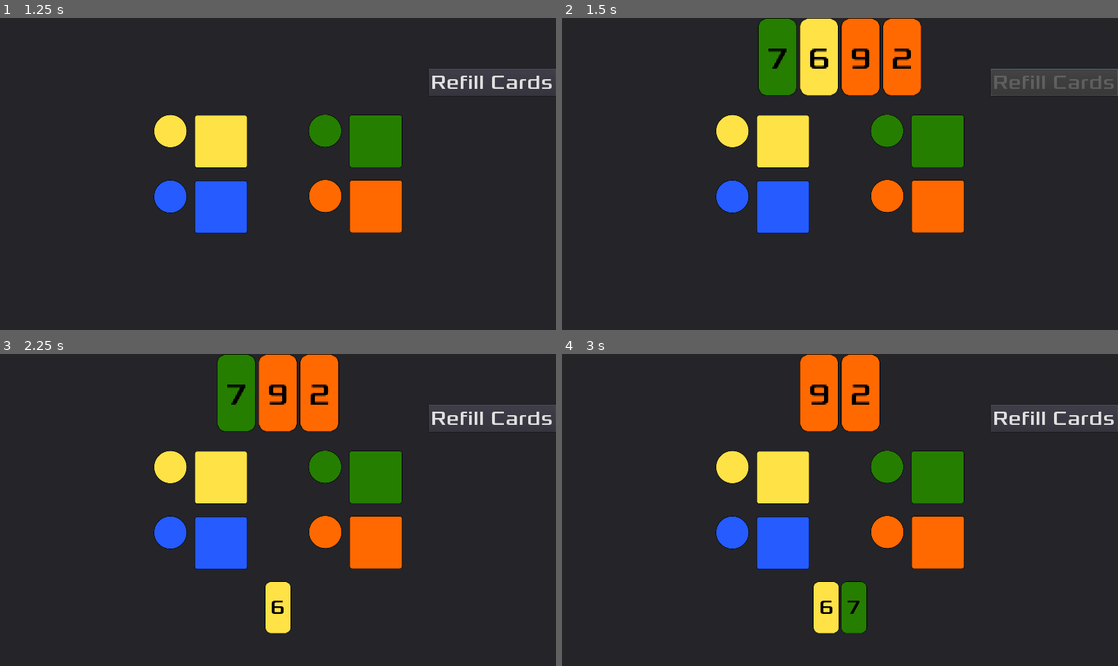
Above: before the commit, frames 1-4 (two rows, left to right).
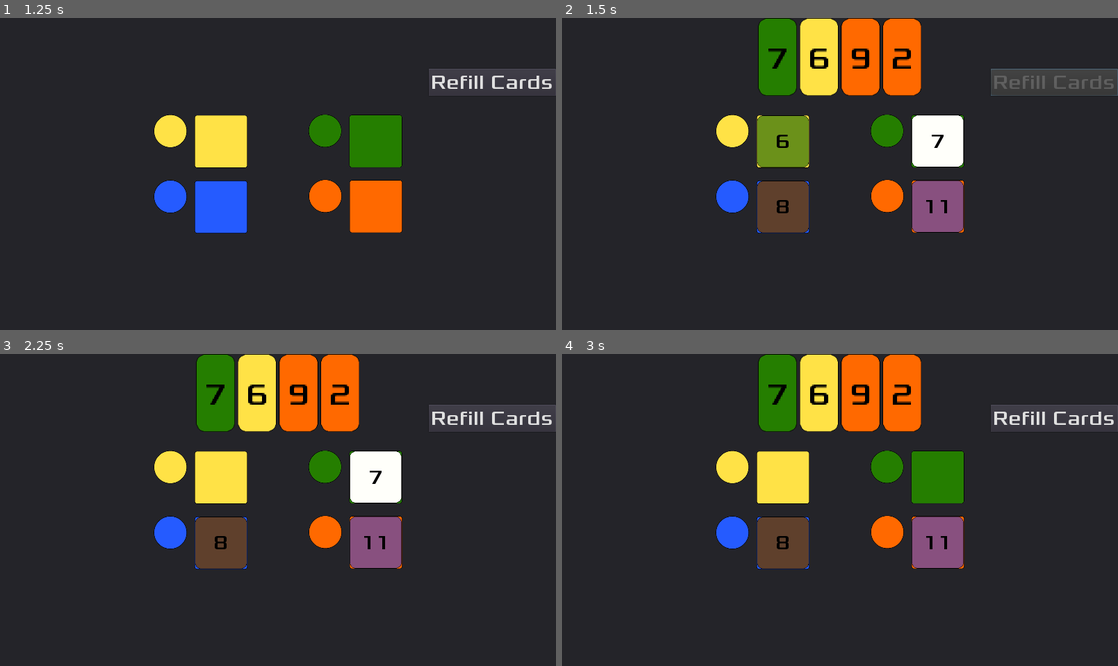
Above: after the commit, the same moments.

Repository: Structed/alcaramba
Game: Godot game, scene res://Drawable/MainMenu/MainMenu.tscn
Two runs of this game, one before a commit and one after it. Both use one fixed random seed, a clock stepped at 60 frames per second and the inputs below.
Inputs:
- Up to frame 1 (1.25 s): click "New Game" at 0.5 s
- Up to frame 2 (1.5 s): click "Refill Cards" at 1.25 s
- Up to frame 3 (2.25 s): click "6" at 2 s
- Up to frame 4 (3 s): click "7" at 2.75 s

Frame 1 is identical in both runs. In frame 2, 6.2% of the frame differs, in the area x 35-73%, y 31-69%; in frame 3, 10%, in the area x 35-73%, y 0-90%; in frame 4, 9.7%.

Commit message:
Implemented Picking and re-filling of TileCards

Diff:
--- /dev/null
+++ b/src/alcaramba/Drawable/Card/TileCardDrawable.gd
@@ -0,0 +1,23 @@
+extends TextureButton
+class_name TileCardDrawable
+
+var _card_info: TileCard
+
+
+# Called when the node enters the scene tree for the first time.
+func _ready():
+	update_control()
+
+func update_control() -> void:
+	if _card_info:
+		$Value.text = str(_card_info._value)
+		$Value.self_modulate = Color(0,0,0)
+		self_modulate = _card_info.get_color()
+
+func set_card_info(card_info: TileCard):
+	_card_info = card_info
+	update_control()
+
+# Called every frame. 'delta' is the elapsed time since the previous frame.
+#func _process(delta):
+#	pass
--- a/src/alcaramba/Drawable/Card/TileCardDrawable.tscn
+++ b/src/alcaramba/Drawable/Card/TileCardDrawable.tscn
@@ -1,15 +1,25 @@
-[gd_scene load_steps=2 format=2]
+[gd_scene load_steps=4 format=2]
 
 [ext_resource path="res://assets/art/TileTemplate.png" type="Texture" id=1]
+[ext_resource path="res://Drawable/Card/TileCardDrawable.gd" type="Script" id=2]
+[ext_resource path="res://assets/fonts/XoloniumFont.tres" type="DynamicFont" id=3]
 
-[node name="Control" type="Control"]
-anchor_right = 1.0
-anchor_bottom = 1.0
+[node name="TileCardDrawable" type="TextureButton"]
+self_modulate = Color( 1, 1, 1, 0 )
+margin_right = 128.0
+margin_bottom = 128.0
+texture_normal = ExtResource( 1 )
+script = ExtResource( 2 )
 __meta__ = {
 "_edit_use_anchors_": false
 }
 
-[node name="TextureButton" type="TextureButton" parent="."]
-margin_right = 40.0
-margin_bottom = 40.0
-texture_normal = ExtResource( 1 )
+[node name="Value" type="Label" parent="."]
+anchor_right = 1.0
+anchor_bottom = 1.0
+custom_fonts/font = ExtResource( 3 )
+align = 1
+valign = 1
+__meta__ = {
+"_edit_use_anchors_": false
+}
--- a/src/alcaramba/Drawable/Game/Game.gd
+++ b/src/alcaramba/Drawable/Game/Game.gd
@@ -10,6 +10,7 @@
 	print_debug("Crated a stack of %d money cards" % money.get_card_count())
 
 	tiles = TileCardCollection.new()
+	$Market.stack_tiles = tiles
 	print_debug("Crated a stack of %d tile cards" % tiles.get_card_count())
 #	var cards = tiles.get_cards()
 #	for card in cards:
--- a/src/alcaramba/Drawable/Market/Market.gd
+++ b/src/alcaramba/Drawable/Market/Market.gd
@@ -3,12 +3,17 @@
 const MAX_MONEY_MARKET_CARDS = 4
 
 var stack_money: MoneyCardCollection
+var stack_tiles: TileCardCollection
 var card_scene = preload("res://Drawable/Card/MoneyCardDrawable.tscn")
+var tile_card_scene = preload("res://Drawable/Card/TileCardDrawable.tscn")
 
 
 # Called when the node enters the scene tree for the first time.
 func _ready():
-	pass # Replace with function body.
+	$Panel/TileMarket/Card1.connect("pressed", self, "_on_TileCard_pressed", [$Panel/TileMarket/Card1])
+	$Panel/TileMarket/Card2.connect("pressed", self, "_on_TileCard_pressed", [$Panel/TileMarket/Card2])
+	$Panel/TileMarket/Card3.connect("pressed", self, "_on_TileCard_pressed", [$Panel/TileMarket/Card3])
+	$Panel/TileMarket/Card4.connect("pressed", self, "_on_TileCard_pressed", [$Panel/TileMarket/Card4])
 
 
 # Called every frame. 'delta' is the elapsed time since the previous frame.
@@ -19,18 +24,46 @@
 	else:
 		$Panel/MoneyMarket/RefillCards.disabled = true
 
-func _get_active_card_count() -> int:
+func _get_active_money_card_count() -> int:
 	return $Panel/MoneyMarket/MoneyCards.get_child_count()
 
+func _get_active_tile_card_count() -> int:
+	var elegible = 0
+	elegible = elegible + 1 if $Panel/TileMarket/Card1._card_info == null else elegible
+	elegible = elegible + 1 if $Panel/TileMarket/Card2._card_info == null else elegible
+	elegible = elegible + 1 if $Panel/TileMarket/Card3._card_info == null else elegible
+	elegible = elegible + 1 if $Panel/TileMarket/Card4._card_info == null else elegible
+
+	return elegible
+
 func _check_can_refill_cards() -> bool:
-	if _get_active_card_count() < MAX_MONEY_MARKET_CARDS:
+	var active_tile_cards = _get_active_tile_card_count()
+	if _get_active_money_card_count() < MAX_MONEY_MARKET_CARDS || (active_tile_cards > 0 && active_tile_cards < MAX_MONEY_MARKET_CARDS):
 		return true
 	else:
 		return false
 
+func _on_TileCard_pressed(card_node: TextureButton):
+	#card_node.disconnect("pressed", self, "on_TileCard_pressed")
+	(card_node as TileCardDrawable)._card_info = null
+	card_node.visible = false
+
+func _refill_tiles():
+	_draw_tile($Panel/TileMarket/Card1)
+	_draw_tile($Panel/TileMarket/Card2)
+	_draw_tile($Panel/TileMarket/Card3)
+	_draw_tile($Panel/TileMarket/Card4)
+
+func _draw_tile(node: TileCardDrawable):
+	if node._card_info == null:
+		var card_info = stack_tiles.draw_card()
+		node.set_card_info(card_info)
+		node.visible = true
 
 func _on_RefillCards_pressed():
-	var cards_to_refill_count = MAX_MONEY_MARKET_CARDS - _get_active_card_count()
+	_refill_tiles()
+
+	var cards_to_refill_count = MAX_MONEY_MARKET_CARDS - _get_active_money_card_count()
 	for _i in range(cards_to_refill_count):
 		var card = stack_money.draw_card()
 		var card_node = card_scene.instance()
@@ -39,9 +72,6 @@
 		card_node.connect("pressed", self, "_on_MoneyCard_pressed", [card_node])
 
 func _on_MoneyCard_pressed(card_node: TextureButton):
-#	card_node.visible = false
-#	var card_info = card_node._card_info # TODO: Pass card info to card hand - or re-parent drawable directly?
-#	card_node.queue_free()
 	card_node.disconnect("pressed", self, "_on_MoneyCard_pressed")
 	$Panel/MoneyMarket/MoneyCards.remove_child(card_node)
 	$Panel/Hand/Cards.add_child(card_node)
--- a/src/alcaramba/Drawable/Market/Market.tscn
+++ b/src/alcaramba/Drawable/Market/Market.tscn
@@ -1,9 +1,10 @@
-[gd_scene load_steps=6 format=2]
+[gd_scene load_steps=7 format=2]
 
 [ext_resource path="res://Drawable/Market/Market.gd" type="Script" id=1]
 [ext_resource path="res://Drawable/HandDrawable.tscn" type="PackedScene" id=2]
 [ext_resource path="res://assets/fonts/XoloniumFont.tres" type="DynamicFont" id=3]
 [ext_resource path="res://assets/art/TileMarketBackground.png" type="Texture" id=4]
+[ext_resource path="res://Drawable/Card/TileCardDrawable.tscn" type="PackedScene" id=5]
 
 [sub_resource type="CanvasItemMaterial" id=1]
 
@@ -54,6 +55,9 @@
 margin_top = -67.0
 custom_fonts/font = ExtResource( 3 )
 text = "Refill Cards"
+__meta__ = {
+"_edit_use_anchors_": false
+}
 
 [node name="TileMarket" type="TextureRect" parent="Panel"]
 anchor_top = 0.5
@@ -68,6 +72,30 @@
 "_edit_use_anchors_": false
 }
 
+[node name="Card1" parent="Panel/TileMarket" instance=ExtResource( 5 )]
+margin_left = 479.0
+margin_top = 16.0
+margin_right = 607.0
+margin_bottom = 144.0
+
+[node name="Card2" parent="Panel/TileMarket" instance=ExtResource( 5 )]
+margin_left = 859.0
+margin_top = 15.0
+margin_right = 987.0
+margin_bottom = 143.0
+
+[node name="Card3" parent="Panel/TileMarket" instance=ExtResource( 5 )]
+margin_left = 479.0
+margin_top = 177.0
+margin_right = 607.0
+margin_bottom = 305.0
+
+[node name="Card4" parent="Panel/TileMarket" instance=ExtResource( 5 )]
+margin_left = 859.0
+margin_top = 176.0
+margin_right = 987.0
+margin_bottom = 304.0
+
 [node name="Hand" parent="Panel" instance=ExtResource( 2 )]
 anchor_top = 1.0
 margin_top = -208.0
--- a/src/alcaramba/project.godot
+++ b/src/alcaramba/project.godot
@@ -48,6 +48,11 @@
 "class": "TileCardCollection",
 "language": "GDScript",
 "path": "res://Scripts/TileCardCollection.gd"
+}, {
+"base": "TextureButton",
+"class": "TileCardDrawable",
+"language": "GDScript",
+"path": "res://Drawable/Card/TileCardDrawable.gd"
 } ]
 _global_script_class_icons={
 "AbstractCard": "",
@@ -57,7 +62,8 @@
 "MoneyCardCollection": "",
 "Player": "",
 "TileCard": "",
-"TileCardCollection": ""
+"TileCardCollection": "",
+"TileCardDrawable": ""
 }
 
 [application]
